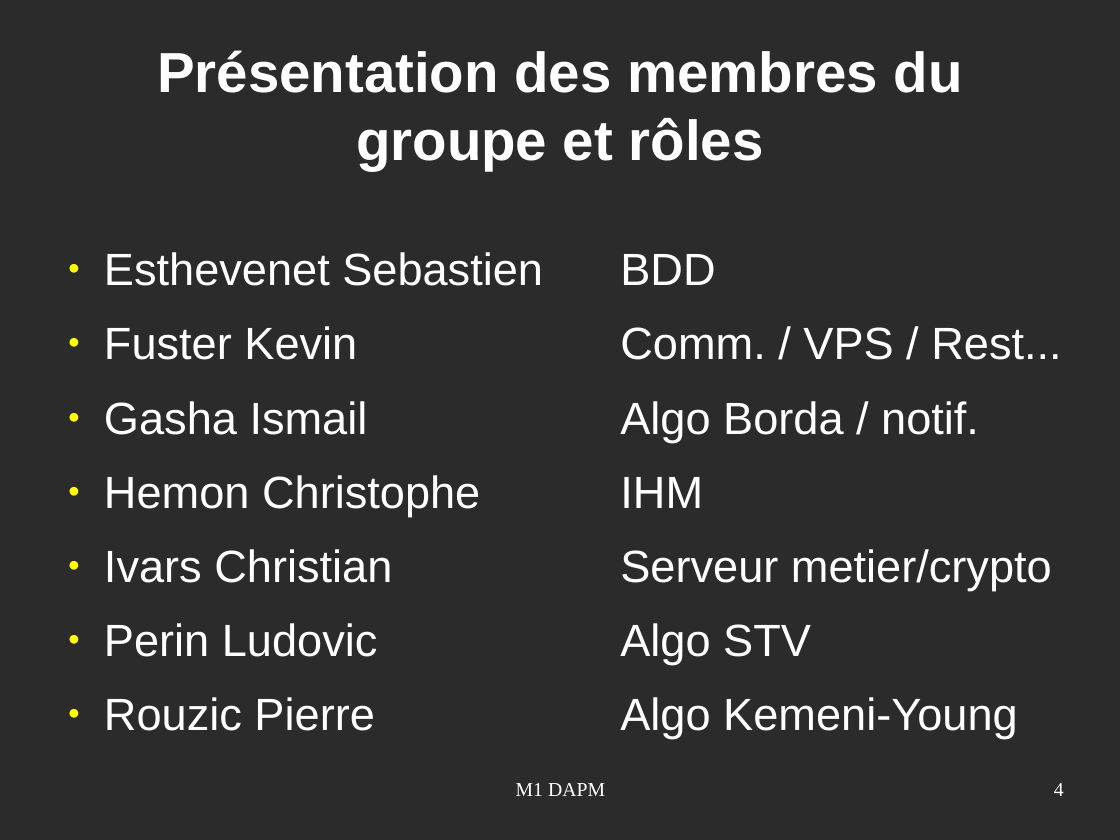
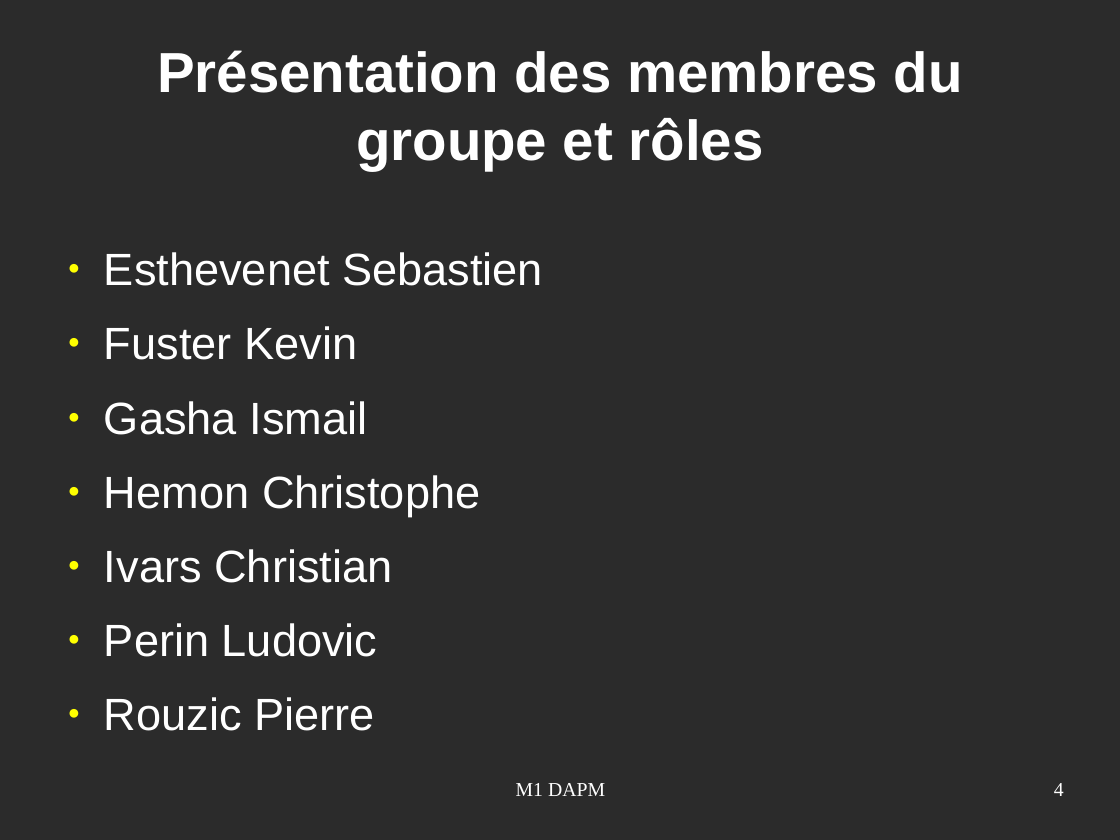
Before and after one commit to Smaylis13/ProjetM1, a slide deck: slide 4 of PresentationProjetM1evs.odp. Drawn at 1120x840 pixels with LibreOffice and Linux fonts; fonts in the diff are those of the drawing; background and template pictures are left out; a plain dark background stands for a picture behind light text. Boxes give left, top, right and bottom in pixels: in the first picture for what was removed or moved away, otherwise in the second. Text is boxed around its words. In the diff, an @@ line names an element or a change of style, - is before the commit and + after.

```diff
--- a/PresentationProjetM1evs.odp
+++ b/PresentationProjetM1evs.odp
@@ text removed at bbox=[620, 254, 1061, 739] @@
-BDD
-Comm. / VPS / Rest...
-Algo Borda / notif.
-IHM
-Serveur metier/crypto
-Algo STV
-Algo Kemeni-Young
```
Also in this commit, not shown: 1 other slide changed.
